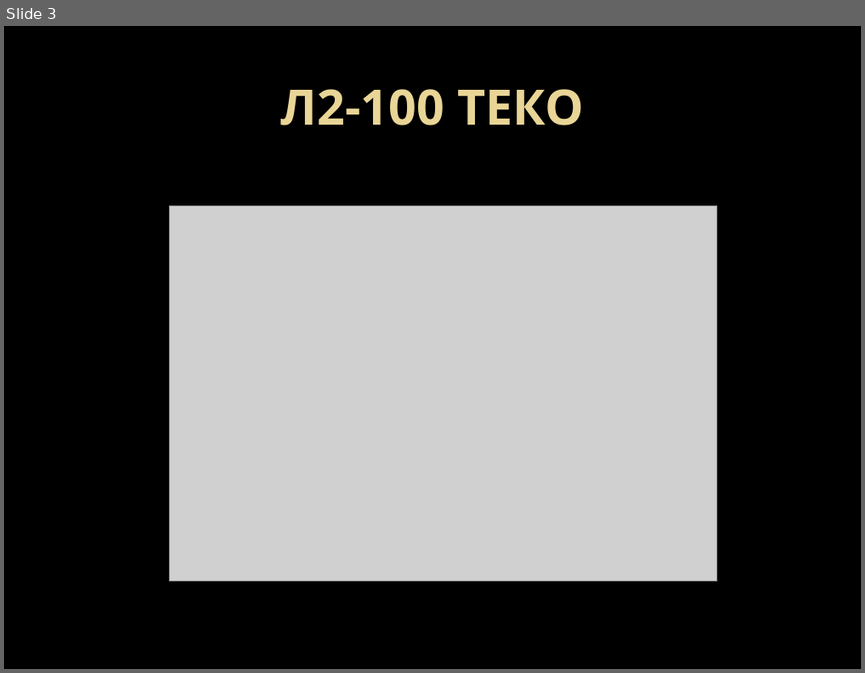
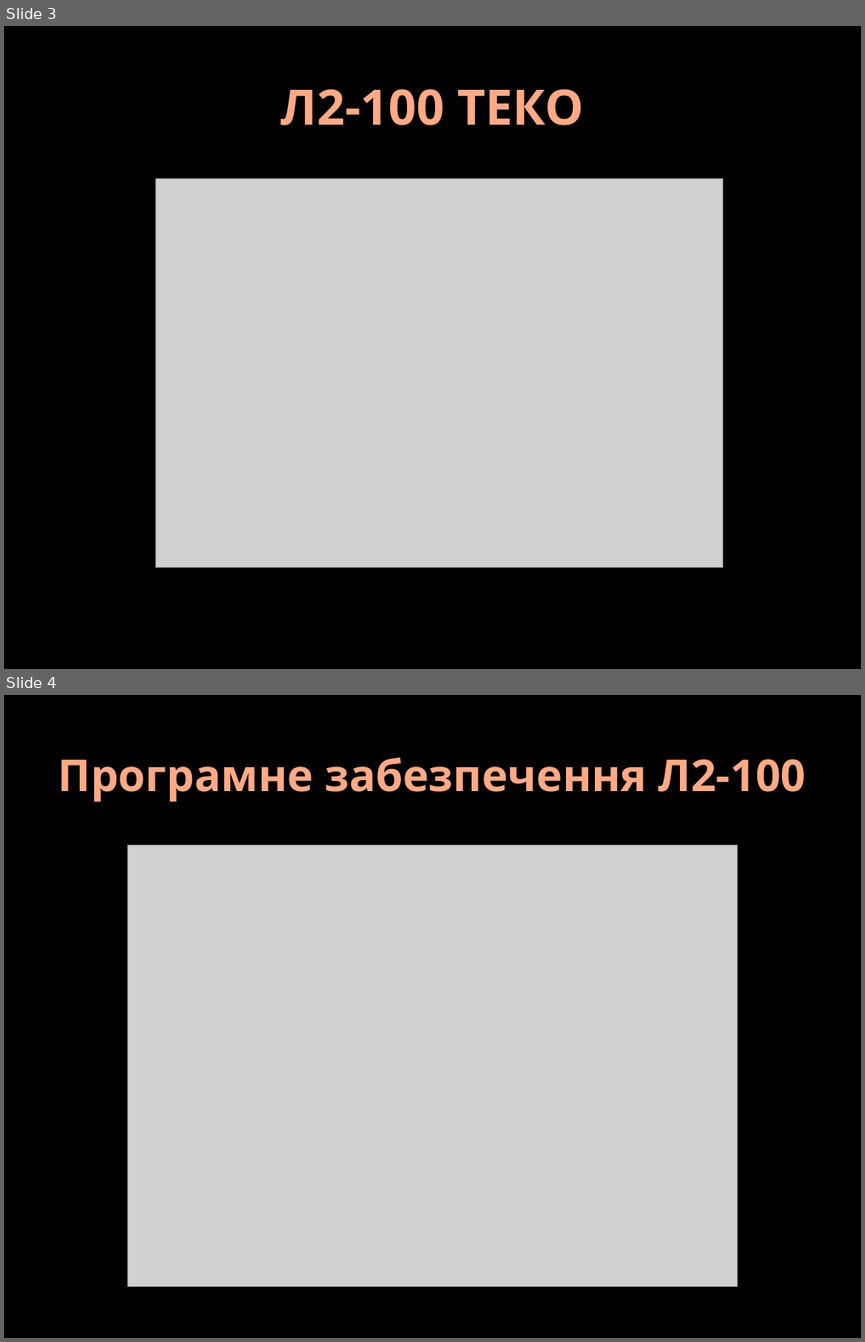
Before and after one commit to DoctorScrept/Temp, a slide deck: Report/DiplomReport.pptx. Shown one above the other, each under a label of ours: slide 3 before the commit, slides 3 and 4 after it. The pictures are 865x673 and 865x1342 pixels, drawn with LibreOffice and Linux fonts; fonts in the diff are those of the drawing; grey boxes stand for pictures; background and template pictures are left out. Boxes give left, top, right and bottom in pixels: in the first picture for what was removed or moved away, otherwise in the second. Text is boxed around its words. In the diff, an @@ line names an element or a change of style, - is before the commit and + after.

```diff
--- a/Report/DiplomReport.pptx
+++ b/Report/DiplomReport.pptx
@@ slide 4 added at bbox=[4, 695, 861, 1338], background picture (left out) @@
@@ title added at bbox=[58, 757, 806, 802], 36.9 pt, text gradient #FFAA86 to #FF9B6A, bold @@
+Програмне забезпечення Л2-100
@@ picture added at bbox=[128, 845, 738, 1287] @@
@@ slide 3 changed as well @@
@@ title "Л2-100 ТЕКО" at bbox=[281, 89, 584, 125]: text colour gradient #EAD696 to #E7D081 to gradient #FFAA86 to #FF9B6A @@
@@ picture: place and size @@
-picture at bbox=[170, 206, 717, 581]
+picture at bbox=[155, 178, 722, 567]
```
Also in this commit, not shown: 9 other slides changed, 8 other slides added, 4 slides removed, 12 other files.
